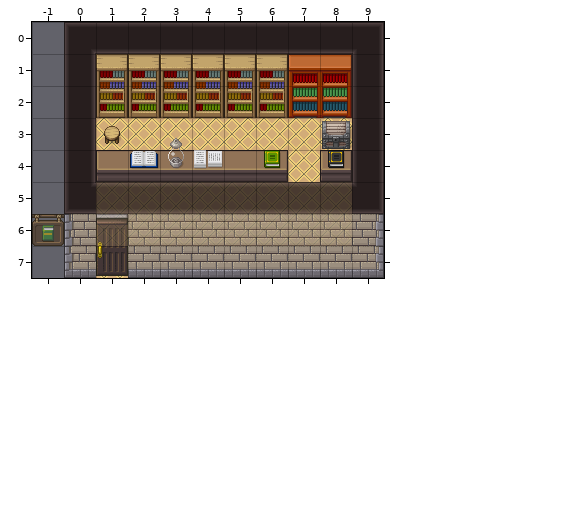
One commit to this Tiled map: assets/tiled-project/tilemaps/booksStore.tmx. This is how it looked before the edit.
Cells are 32x32 px. Shown: x -1..9, y 0..7. The old version is drawn lined up with the new one. Not drawn, because the pictures are missing: unchanged layer "Layer 2/Below player".
The result:
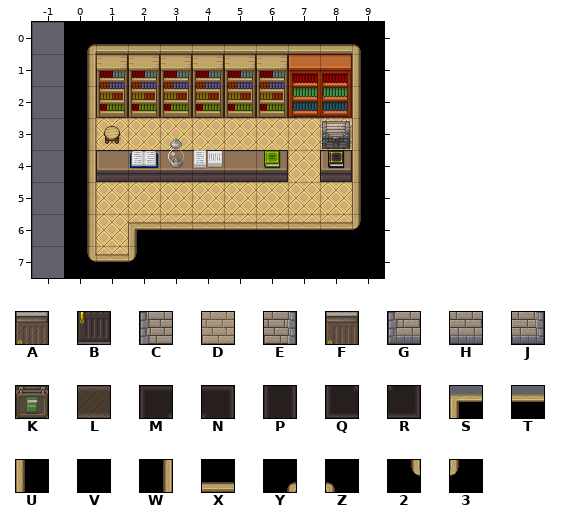
Key: from "base-separated-1": A 439, B 447, C 448, D 449, E 450, F 454, G 456, H 457, J 458, K 667; from "wall-up": L 2, M 8, N 9, P 12, Q 16, R 17, S 53, T 54, U 61, V 62, W 63, X 70, Y 76, Z 77, 2 84, 3 85.
_ is an empty cell.
Tiles replaced or removed in this view: A, B, C, D, E, F, G, H, J, K, L, M, N, P, Q, R.
See-through tiles are keyed as they look on the map.
The edit:
Changed rows in their new state; . is an unchanged cell.
map size 11x8 -> 10x8 cells (old content now starts at -1,0; both pictures use the new coordinates)
Layer "Layer 1/Collisions":
first column x 0:
0 YXXXXXXXXZ
1 W........U
2 W........U
3 W........U
4 W........U
5 W........U
6 W........3
7 2_3VVVVVVV
Layer "Layer 1/Fringe transparent":
first column x -1:
5 ..________
6 _.________
Layer "Layer 1/Fringe non-transparent":
first column x 1:
6 .STTTTTT
7 T.......
Layer "Layer 2/Fringe transparent":
first column x 1:
6 _
Pixel boxes of the changes (left, top, right, bottom) in both pictures:
changed: (32, 22, 384, 278)
